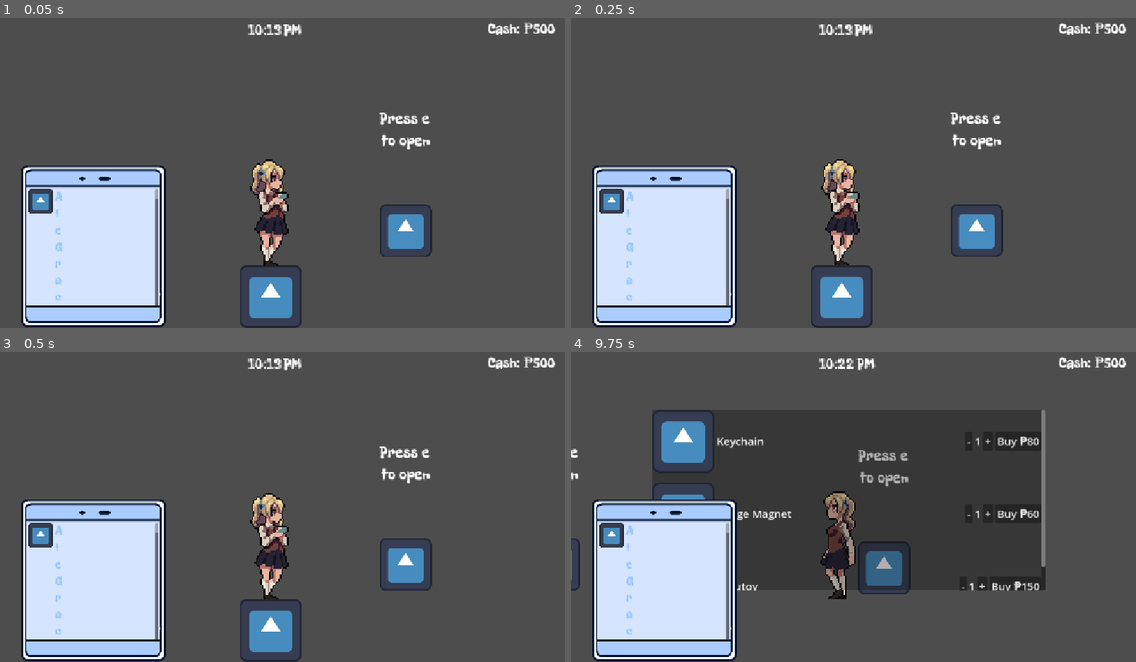
Above: before the commit, frames 1-4 (two rows, left to right).
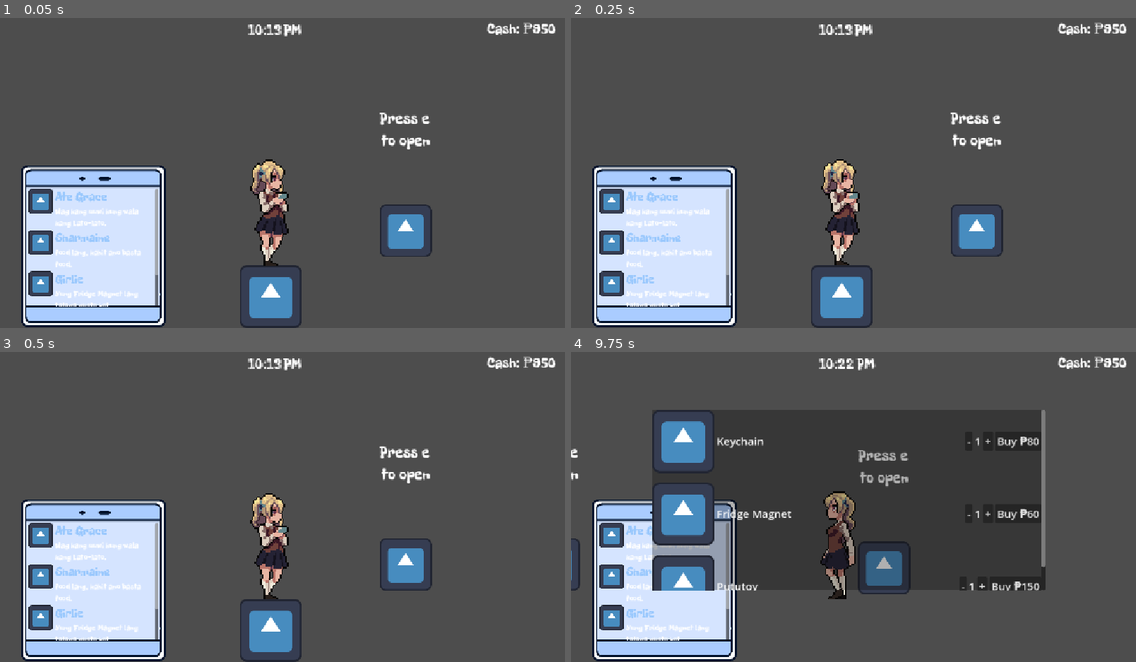
Above: after the commit, the same moments.

Repository: Ronbc779/Game-Jam
Game: Godot game, scene res://scenes/main.tscn
Two runs of this game, one before a commit and one after it. Both use one fixed random seed, a clock stepped at 60 frames per second and the inputs below. The engine's default icon, where the game draws it, is replaced by a stand-in: a white triangle on a blue panel in a dark square.
Inputs:
- Up to frame 1 (0.05 s): no input
- Up to frame 2 (0.25 s): no input
- Up to frame 3 (0.5 s): no input
- Up to frame 4 (9.75 s): tap E (interact) at 0.5, 2, 3.5 s; hold E (interact) 0.53-1.28 s; hold D (right) 0.53-2.03 s; tap Ctrl (sprint) every 1.5 s from 1.35 to 8.85 s; hold A (left) 2.03-2.78 s; hold E (interact) 2.03-2.78 s; hold D (right) 2.78-4.28 s; hold E (interact) 3.53-4.28 s; hold A (left) 4.28-5.03 s; hold D (right) 5.03-5.78 s; hold E (interact) 5.03-5.78 s; hold A (left) 5.78-7.28 s; hold E (interact) 6.53-7.28 s; hold D (right) 7.28-9.53 s; hold E (interact) 8.03-8.78 s; hold A (left) from 9.53 s (still down); hold E (interact) from 9.53 s (still down)

The runs differ from the first frame. In frame 1, 1.8% of the frame differs, in the area x 5-99%, y 1-94%; in frame 2, 1.8%; in frame 3, 1.8%; in frame 4, 5.5%.

Commit message:
refactor: buying and money generation

Diff:
--- a/scenes/main.tscn
+++ b/scenes/main.tscn
@@ -45,21 +45,6 @@
 text = "Cash: 999999"
 metadata/_edit_use_anchors_ = true
 
-[node name="Control" parent="CanvasLayer" unique_id=1622125491 instance=ExtResource("3_sugp2")]
-offset_left = 9.0
-offset_top = 45.0
-offset_right = -66.0
-offset_bottom = -140.0
-metadata/_edit_use_anchors_ = true
-
-[node name="timer" parent="CanvasLayer" unique_id=1301122954 instance=ExtResource("4_o6xl0")]
-texture_filter = 1
-offset_left = 506.0
-offset_top = 20.0
-offset_right = 506.0
-offset_bottom = 20.0
-scale = Vector2(1.885, 1.885)
-
 [node name="ChecklistPanel" type="Control" parent="CanvasLayer" unique_id=426429989]
 layout_mode = 3
 anchors_preset = 0
@@ -96,6 +81,21 @@
 layout_mode = 2
 script = ExtResource("5_o6xl0")
 
+[node name="Control" parent="CanvasLayer" unique_id=1622125491 instance=ExtResource("3_sugp2")]
+offset_left = 9.0
+offset_top = 45.0
+offset_right = -66.0
+offset_bottom = -140.0
+metadata/_edit_use_anchors_ = true
+
+[node name="timer" parent="CanvasLayer" unique_id=1301122954 instance=ExtResource("4_o6xl0")]
+texture_filter = 1
+offset_left = 506.0
+offset_top = 20.0
+offset_right = 506.0
+offset_bottom = 20.0
+scale = Vector2(1.885, 1.885)
+
 [node name="Shop1" parent="." unique_id=1341165774 instance=ExtResource("4_jyhfs")]
 position = Vector2(825, 503)
 category = "food"
--- a/scenes/requirement_row.tscn
+++ b/scenes/requirement_row.tscn
@@ -9,7 +9,7 @@
 anchor_bottom = 1.0
 grow_horizontal = 2
 grow_vertical = 2
-size_flags_vertical = 3
+size_flags_horizontal = 3
 script = ExtResource("1_0qgf2")
 
 [node name="AvatarTextureRect" type="TextureRect" parent="." unique_id=116409252]
--- a/scripts/ShopManager.gd
+++ b/scripts/ShopManager.gd
@@ -1,21 +1,19 @@
 extends Node
-# Autoload this as "ShopManager". Must load AFTER "Currency" in the Autoload list.
 
 signal checklist_updated
 
-# ── Shops: unchanged, edit freely ──
 var shops: Dictionary = {
-	"toys": {
+	"toy": {
 		"items": [
-			{"name": "Wooden Yoyo",    "price": 100},
-			{"name": "Bahay Kubo Toy", "price": 180},
-			{"name": "Sungka Set",     "price": 250},
+			{"name": "Wooden Yoyo", "price": 100},
+			{"name": "Lato-lato", "price": 180},
+			{"name": "Sungka Set", "price": 250},
 		]
 	},
 	"souvenir": {
 		"items": [
-			{"name": "Keychain",             "price": 80},
-			{"name": "Fridge Magnet",        "price": 60},
+			{"name": "Keychain", "price": 80},
+			{"name": "Fridge Magnet", "price": 60},
 			{"name": "Pututoy", "price": 150},
 		]
 	},
@@ -38,12 +36,18 @@
 ]
 
 var requirement_types_pool: Array = [
-	{"type": "category", "value": "toys"},
+	{"type": "category", "value": "toy"},
 	{"type": "category", "value": "souvenir"},
 	{"type": "category", "value": "food"},
 	{"type": "item", "value": "Bukopie"},
 	{"type": "item", "value": "Sungka Set"},
-	{"type": "item", "value": "Capiz Shell Ornament"},
+	{"type": "item", "value": "Pututoy"},
+	{"type": "item", "value": "Tunapie"},
+	{"type": "item", "value": "Wooden Yoyo"},
+	{"type": "item", "value": "Keychain"},
+	{"type": "item", "value": "Applepie"},
+	{"type": "item", "value": "Lato-lato"},
+	{"type": "item", "value": "Fridge Magnet"},
 ]
 
 var category_message_templates: Array = [
@@ -58,7 +62,6 @@
 	"Sabi ko sayo, {value} lang ha!",
 ]
 
-# Each entry: {type, value, person, avatar, message, bought, item_name, price_paid}
 var checklist: Array = []
 
 func _ready() -> void:
@@ -100,7 +103,7 @@
 	checklist_updated.emit()
 
 	var min_cost: int = _minimum_required_cost()
-	var spending_buffer: int = 300
+	var spending_buffer: int = 750
 	Currency.randomize_starting_money(min_cost, min_cost + spending_buffer)
 
 func _minimum_required_cost() -> int:
--- a/scripts/requirement_row.gd
+++ b/scripts/requirement_row.gd
@@ -1,16 +1,28 @@
 extends HBoxContainer
 
 @onready var avatar: TextureRect = $AvatarTextureRect
+@onready var text_block: VBoxContainer = $TextBlock
 @onready var name_label: Label = $TextBlock/NameLabel
 @onready var message_label: Label = $TextBlock/MessageLabel
 
 func setup(person_name: String, message: String, avatar_texture: Texture2D, bought: bool) -> void:
+	size_flags_horizontal = Control.SIZE_EXPAND_FILL
+
+	avatar.custom_minimum_size = Vector2(48, 48)
+	avatar.size_flags_horizontal = Control.SIZE_SHRINK_BEGIN
+
+	text_block.size_flags_horizontal = Control.SIZE_EXPAND_FILL
+	text_block.custom_minimum_size = Vector2(180, 0)
+
+	name_label.size_flags_horizontal = Control.SIZE_EXPAND_FILL
+	name_label.autowrap_mode = TextServer.AUTOWRAP_WORD_SMART
+
+	message_label.size_flags_horizontal = Control.SIZE_EXPAND_FILL
+	message_label.autowrap_mode = TextServer.AUTOWRAP_WORD_SMART
+
 	name_label.text = person_name
 	message_label.text = message
 	if avatar_texture:
 		avatar.texture = avatar_texture
 
-	if bought:
-		modulate = Color(1, 1, 1, 0.5)
-	else:
-		modulate = Color(1, 1, 1, 1)
+	modulate = Color(1, 1, 1, 0.5) if bought else Color(1, 1, 1, 1)
